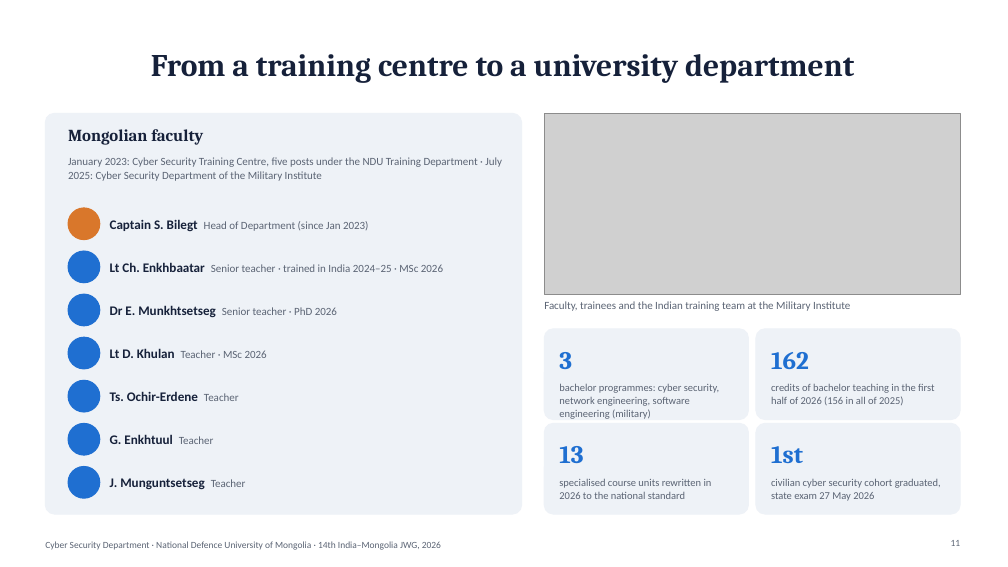
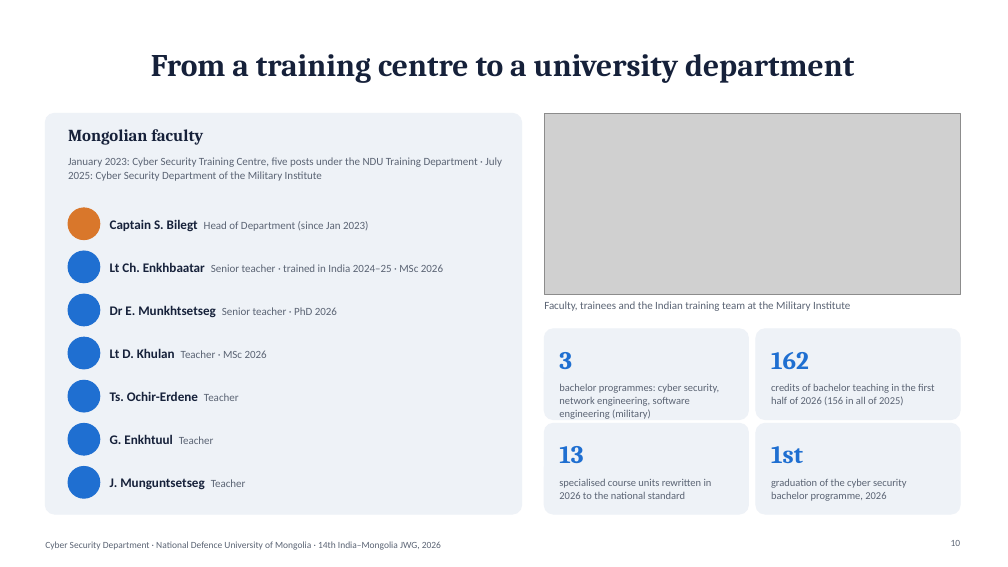
Before and after one commit to Cyber0101010101/research-material, a slide deck: slide 10 of india-cyber-cooperation/india_mongolia_cyber_cooperation.pptx (slide 11 before the commit). Drawn at 1008x567 pixels with LibreOffice and Linux fonts; fonts in the diff are those of the drawing; grey boxes stand for pictures; background and template pictures are left out. Boxes give left, top, right and bottom in pixels: in the first picture for what was removed or moved away, otherwise in the second. Text is boxed around its words. In the diff, an @@ line names an element or a change of style, - is before the commit and + after.

```diff
--- a/india-cyber-cooperation/india_mongolia_cyber_cooperation.pptx
+++ b/india-cyber-cooperation/india_mongolia_cyber_cooperation.pptx
@@ text at (x1=771, y1=479, x2=907, y2=501): text changed @@
-civilian cyber security cohort graduated, state exam 27 May 2026
+graduation of the cyber security bachelor programme, 2026
```
Also in this commit, not shown: 6 other slides changed, 3 slides removed, 12 other files.
